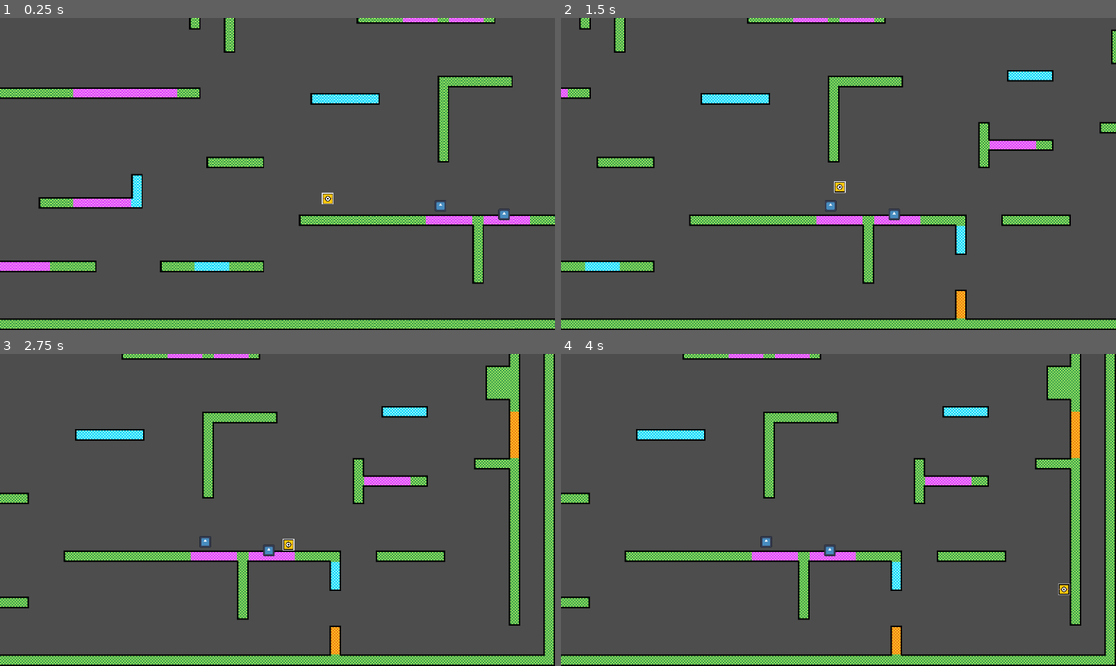
Above: before the commit, frames 1-4 (two rows, left to right).
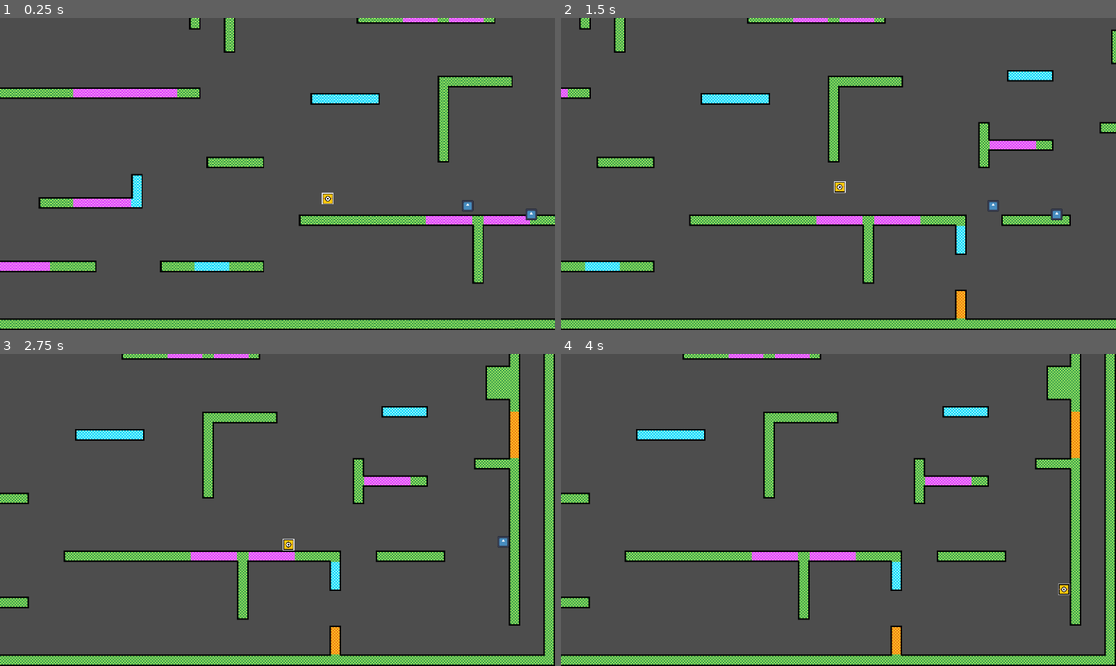
Above: after the commit, the same moments.

Repository: Someone71/Ori-Game
Game: Godot game, scene res://Scenes/OriGame.tscn
Same seed, same stepped clock (60 frames per second), same inputs: the game is played once before the commit and once after it. The engine's default icon, where the game draws it, is replaced by a stand-in: a white triangle on a blue panel in a dark square.
Inputs (mouse positions are in pixels of both pictures, inside the frame that each line leads up to):
- Up to frame 1 (0.25 s): no input
- Up to frame 2 (1.5 s): move the mouse to (960, 158) at 0.52 s; hold D (right) from 0.53 s (still down); right-click (960, 158) at 0.6 s; tap Space (jump) at 0.77 s; move the mouse to (727, 189) at 1.27 s; click (727, 189) at 1.35 s
- Up to frame 3 (2.75 s): tap Space (jump) at 1.52 s; move the mouse to (333, 441) at 2.02 s; release D (right) at 2.03 s; hold A (left) from 2.03 s (still down); right-click (333, 441) at 2.1 s
- Up to frame 4 (4 s): move the mouse to (810, 572) at 2.77 s; release A (left) at 2.78 s; hold D (right) from 2.78 s (still down); click (810, 572) at 2.85 s; tap Space (jump) at 3.02, 3.77 s; move the mouse to (1005, 556) at 3.52 s; right-click (1005, 556) at 3.6 s

The runs differ from the first frame. In frame 1, 0.2% of the frame differs, in the area x 78-97%, y 58-65%; in frame 2, 0.2%; in frame 3, 0.2%; in frame 4, 0.1%.

Commit message:
Xiao Boy
Llama projectile physics

Diff:
--- a/Scenes/OriGame.tscn
+++ b/Scenes/OriGame.tscn
@@ -20,8 +20,6 @@
 
 [node name="Projectile" parent="." unique_id=121647500 instance=ExtResource("4_og7hn")]
 position = Vector2(1336, -344)
-mass = 3.0
 
 [node name="Projectile2" parent="." unique_id=1327722775 instance=ExtResource("4_og7hn")]
 position = Vector2(1512, -320)
-mass = 1.5
--- a/Scripts/projectileArea.gd
+++ b/Scripts/projectileArea.gd
@@ -1,10 +1,32 @@
 extends Area2D
 
-@export var speed : int = 200
-@export var mass = 1.0
-var direction : Vector2
+@export var speed : int = 400
+@export var launch_speed : int = 300
+@export var radius: float = 200.0
+@export var force:float = -600.0
+var direction : Vector2 = Vector2.ZERO
+var is_close: bool = false
+var player:CharacterBody2D = null
+
+func _ready() -> void:
+	player = get_tree().get_first_node_in_group("player");
+	direction = Vector2.RIGHT.rotated(rotation)
+	body_entered.connect(_on_body_entered)
 
 func _physics_process(delta: float) -> void:
-	pass
-	#direction = Vector2.RIGHT.rotated(rotation)
-	#global_position += direction * speed * delta
+	if player:
+		var distance_to_player = global_position.distance_to(player.global_position)
+		if distance_to_player <= radius:
+			is_close = true
+
+	if is_close and player:
+		var target_direction = (player.global_position-global_position).normalized()
+		direction = direction.lerp(target_direction, 6.0*delta)
+		position +=direction*speed*delta
+	else:
+		global_position += direction*launch_speed*delta
+func _on_body_entered(body:Node2D)->void:
+	if body.is_in_group("player"):
+		if body.has_method("projectile_bounce"):
+			body.projectile_bounce(force)
+		queue_free()
